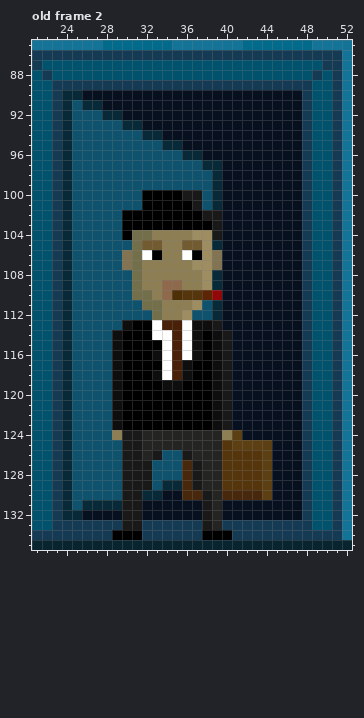
Two states of a pixel-art file, src/sprites/level0/level0.ase. The first picture shows the starting point.
320x180 pixels, 8 frames. Colours within 5 levels of each other are drawn and written as one. Shown: old frame 2: x 21..52, y 85..135. The commit also changed other frames or places, which this record leaves out.
After:
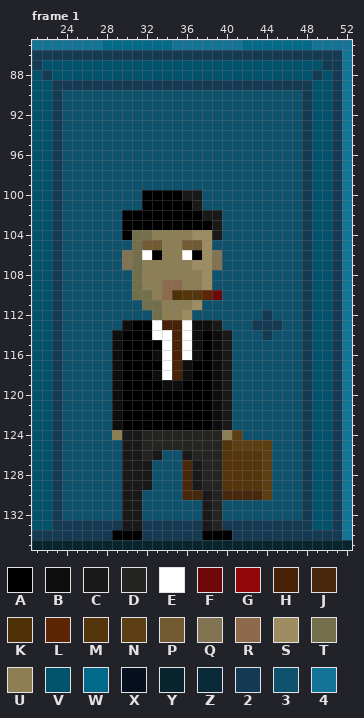
Palette (. is transparent): A #000000  B #0e0e0e  C #1a1919  D #242422  E #ffffff  F #6f0808  G #920808  H #492108  J #47280c  K #4e3007  L #5c2504  M #55350c  N #5c3f12  P #725b30  Q #827453  R #8e694b  S #9e8d60  T #746f4b  U #8d7f53  V #00526d  W #026b8c  X #07101f  Y #07242f  Z #082a38  2 #153b54  3 #0e526d  4 #147498
A new or re-ordered frame is compared with the old frame closest to it.
From old to new:
layer "Office" now shown
frames re-ordered
Frame 1 against old frame 2, layers "man", "Door/door":
Colour X becomes colour 2 in row 112 at x 44; in row 113 at x 43 to 45; in row 114 at x 44.
Colour X becomes colour 3 in row 90 at x 26 to 47; in row 91 at x 28 to 47; in row 92 at x 30 to 47; in row 93 at x 32 to 47; in row 94 at x 34 to 47; in row 95 at x 36 to 47.
Colour X becomes colour 3 in row 96 at x 38 to 47; in rows 97 to 111 at x 40 to 47; in row 112 at x 40 to 43 and 45 to 47; in row 113 at x 40 to 42 and 46 to 47; in row 114 at x 41 to 43 and 45 to 47; in rows 115 to 123 at x 41 to 47.
Colour X becomes colour 3 in row 124 at x 42 to 47; in rows 125 to 129 at x 45 to 47; in row 130 at x 34 to 35 and 45 to 47; in row 131 at x 32 to 37 and 40 to 47; in row 132 at x 26 to 29, 32 to 37 and 40 to 47.
Colour Z becomes colour 3 in row 90 at x 24 to 25; in row 91 at x 24 and 26 to 27; in row 92 at x 24 and 28 to 29; in row 93 at x 24 and 30 to 31; in row 94 at x 24 and 32 to 33; in row 95 at x 24 and 34 to 35.
Colour Z becomes colour 3 in row 96 at x 24 and 36 to 37; in row 97 at x 24 and 38 to 39; in rows 98 to 101 at x 24 and 39; in rows 102 to 104 at x 24; in row 105 at x 24 and 39; in rows 106 to 107 at x 24.
Colour Z becomes colour 3 in rows 108 to 109 at x 24 and 39; in row 110 at x 24; in rows 111 to 112 at x 24 and 39; in rows 113 to 128 at x 24; in row 129 at x 24 and 34 to 35; in row 130 at x 24 and 32 to 33.
Colour Z becomes colour 3 in row 131 at x 24 and 26 to 29; in row 132 at x 24 to 25.
Colour G becomes colour F in row 110 at x 39.
